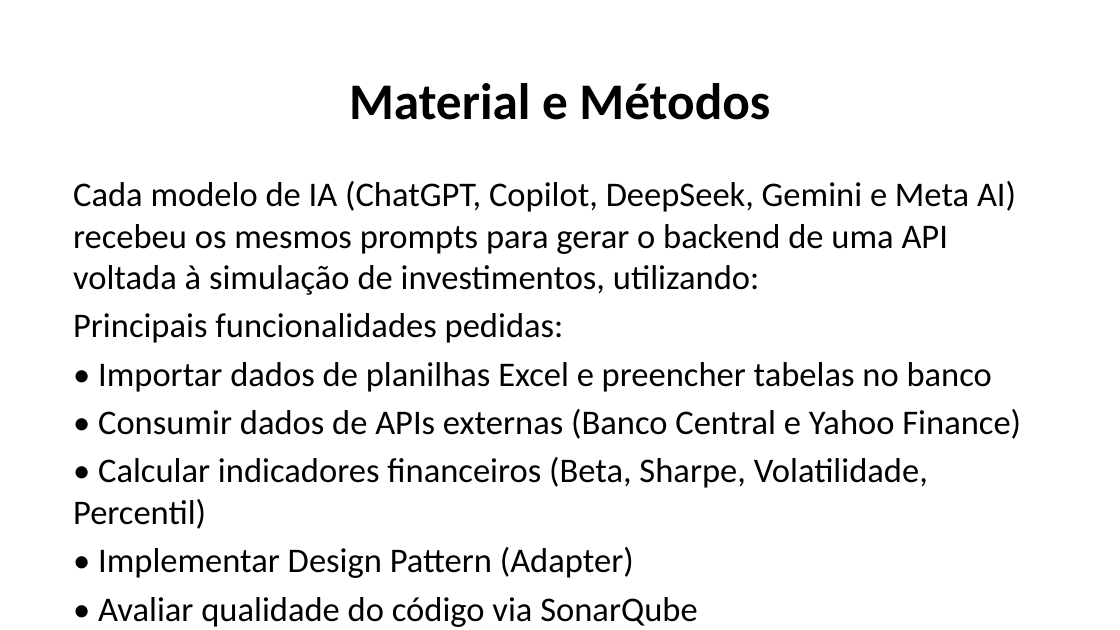
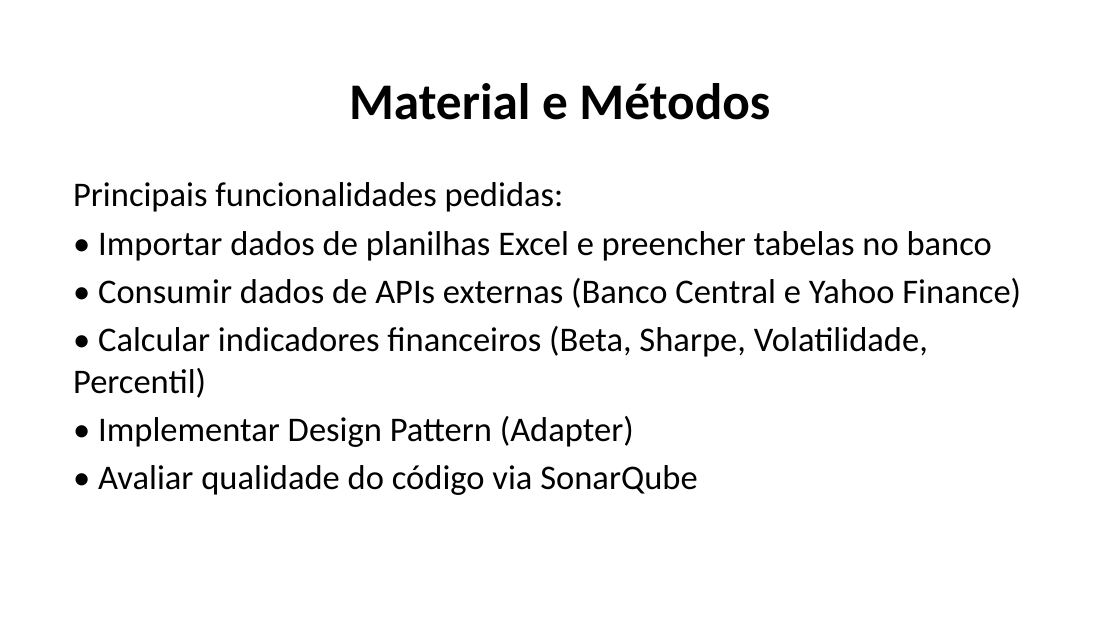
Before and after one commit to igorayelloborgesdev/AI-benchmark, a slide deck: slide 7 of _DOC/Apresentação Igor Ayello Borges.pptx. Drawn at 1120x630 pixels with LibreOffice and Linux fonts; fonts in the diff are those of the drawing; background and template pictures are left out. Boxes give left, top, right and bottom in pixels: in the first picture for what was removed or moved away, otherwise in the second. Text is boxed around its words. In the diff, an @@ line names an element or a change of style, - is before the commit and + after.

```diff
--- a/_DOC/Apresentação Igor Ayello Borges.pptx
+++ b/_DOC/Apresentação Igor Ayello Borges.pptx
@@ text at <box>73,181,1016,295</box>: paragraph removed @@
-Cada modelo de IA (ChatGPT, Copilot, DeepSeek, Gemini e Meta AI) recebeu os mesmos prompts para gerar o backend de uma API voltada à simulação de investimentos, utilizando:
```
Also in this commit, not shown: 4 other files.
